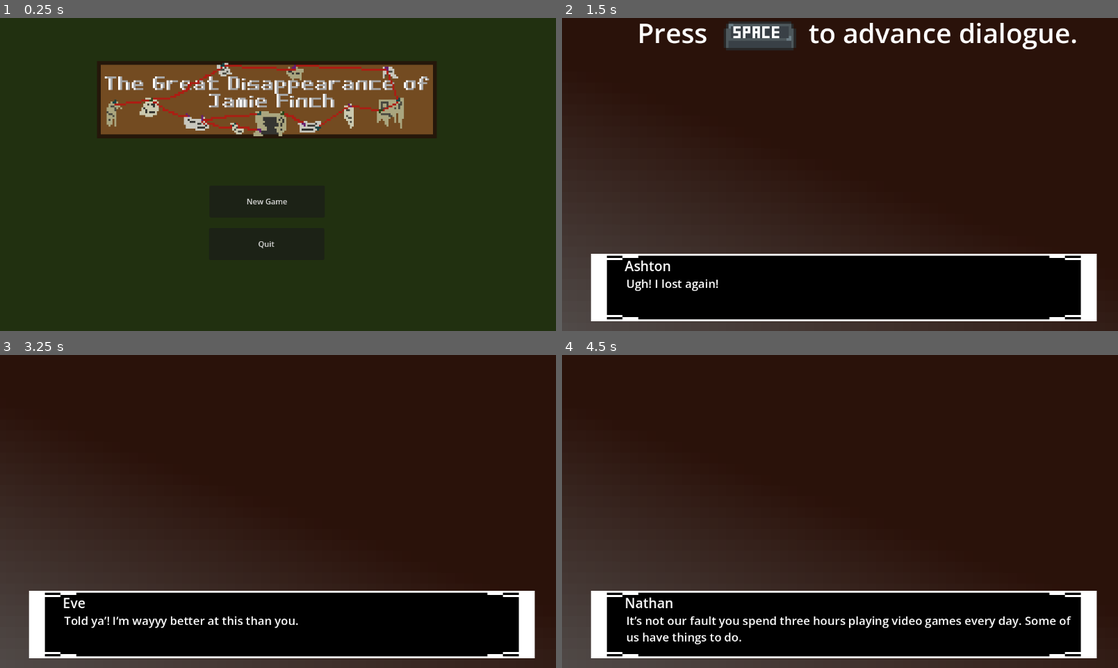
Above: before the commit, frames 1-4 (two rows, left to right).
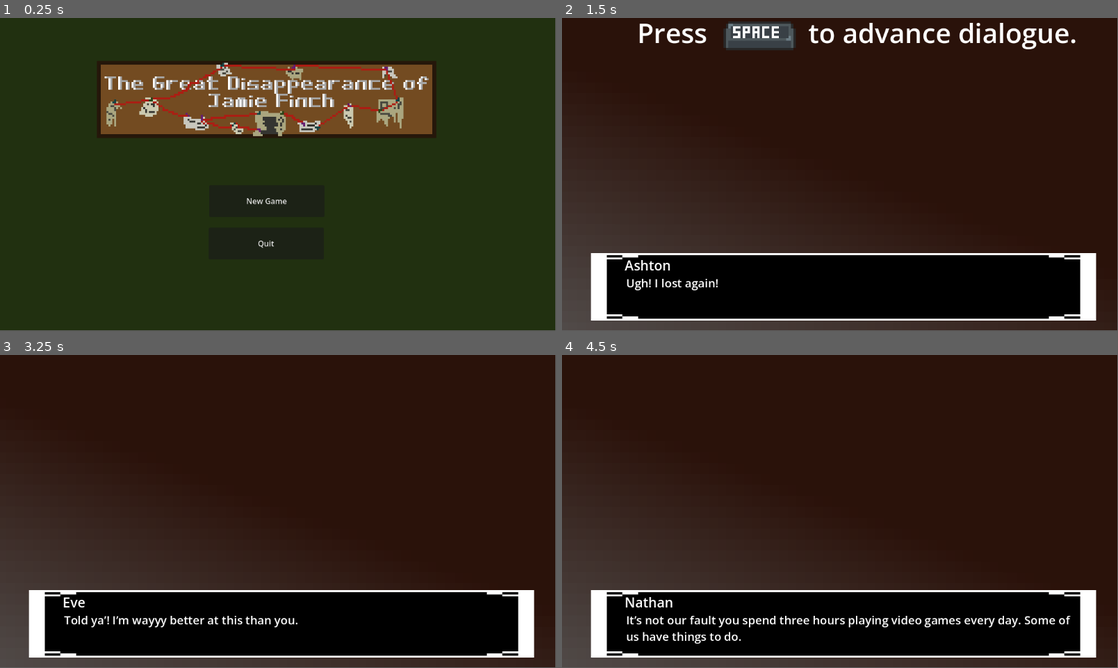
Above: after the commit, the same moments.

Repository: eRues/The-Great-Disappearance-of-Jamie-Finch
Game: Godot game, scene res://main_menu.tscn
Same seed, same stepped clock (60 frames per second), same inputs: the game is played once before the commit and once after it.
Inputs (mouse positions are in pixels of both pictures, inside the frame that each line leads up to):
- Up to frame 1 (0.25 s): no input
- Up to frame 2 (1.5 s): click "New Game" at 0.5 s; click "Ashton" at 1.25 s
- Up to frame 3 (3.25 s): tap Enter (enter) at 2 s; move the mouse to (400, 495) at 2.02 s; hold D (right) 2.03-2.78 s; hold Enter (enter) 2.03-2.78 s; tap E (open) at 2.3, 2.85 s; move the mouse to (166, 527) at 2.77 s; hold S (down) from 2.78 s (still down); tap Space (space) at 3.05 s
- Up to frame 4 (4.5 s): tap Enter (enter) at 3.5, 3.8, 4.35 s; move the mouse to (895, 442) at 3.52 s; release S (down) at 3.53 s; hold D (right) 3.53-4.28 s; hold Space (space) 3.53-4.28 s; move the mouse to (812, 574) at 4.27 s; hold W (up) from 4.28 s (still down)
In our replay, the window is 800x450 before the commit and 799x449 after it. These sizes can differ from the game's own. Grey fills any space a smaller window leaves; there, only what the larger window draws over its background counts as a difference.

The runs differ from the first frame. In frame 1, 1.6% of the frame differs, in the area x 18-78%, y 14-74%; in frame 2, 2.3%; in frame 3, 1.8%; in frame 4, 2.7%, in the area x 0-97%, y 75-100%.

Commit message:
TEXTBOXES FIXED

Diff:
--- a/Areas/1_st_floor_hallway.gd
+++ b/Areas/1_st_floor_hallway.gd
@@ -3,7 +3,6 @@
 @onready var int_label = $debris/interact_label
 @onready var player = $character_open
 
-var can_interact = false
 var in_chat = false
 
 func _ready() -> void:
@@ -36,25 +35,25 @@
 func _on_debris_body_entered(_body: Node2D) -> void:
 	Global.debris_interact = true
 	int_label.visible = true
-	can_interact = true
+	Global.can_interact = true
 
 func _on_debris_body_exited(_body: Node2D) -> void:
 	int_label.visible = false
 	Global.debris_interact = false
-	can_interact = false
+	Global.can_interact = false
 
 func _on_text_area_body_entered(_body: Node2D) -> void:
 	Global.granola_interact = true
-	can_interact = true
+	Global.can_interact = true
 
 func _on_text_area_body_exited(_body: Node2D) -> void:
 	Global.granola_interact = false
-	can_interact = false
+	Global.can_interact = false
 
 func _on_basement_enter_body_entered(body: Node2D) -> void:
 	if(body.is_in_group("player")):
 		Global.basement_stairs = true
-		can_interact = true
+		Global.can_interact = true
 
 func _on_yes_button_pressed() -> void:
 	get_tree().change_scene_to_file("res://Areas/basement.tscn")
--- a/character_open.gd
+++ b/character_open.gd
@@ -6,6 +6,7 @@
 @onready var tia_cam = $tia_open/tia_cam
 @onready var eve_cam = $eve_open/eve_cam
 @onready var nate_cam = $nathan_open/nate_cam
+@onready var char_text = $ash_open/ash_text
 
 func _ready() -> void:
 	$ash_open.visible = false
@@ -119,5 +120,5 @@
 		inventory_ui.visible = false
 		get_tree().paused = false
 
-	if(Input.is_action_just_pressed("enter")):
+	if(Input.is_action_just_pressed("enter") && Global.can_interact):
 		$ash_open/ash_text.start()
--- a/character_open.tscn
+++ b/character_open.tscn
@@ -114,3 +114,5 @@
 offset_top = 1.0
 offset_right = 1.0
 offset_bottom = -11.0
+
+[connection signal="dialogue_finished" from="ash_open/ash_text" to="." method="_on_ash_text_dialogue_finished"]
--- a/global.gd
+++ b/global.gd
@@ -57,6 +57,7 @@
 
 #determines if character can move during dialogue
 var in_chat = false
+var can_interact = false
 
 #variable that determines which scene a transition want to go to
 var target_scene = ""
--- a/project.godot
+++ b/project.godot
@@ -31,8 +31,7 @@
 
 [display]
 
-window/stretch/mode="viewport"
-window/stretch/aspect="expand"
+window/stretch/aspect="ignore"
 
 [global_group]
 
--- a/text_box.gd
+++ b/text_box.gd
@@ -5,16 +5,21 @@
 
 var dialogue = []
 var current_dialogue_id = 0
+var finished = false
 
 func _ready():
 	self.visible = false
 
 func start():
-	self.visible = true
-	Global.in_chat = true
-	dialogue = load_dialogue()
-	current_dialogue_id = -1
-	next_script()
+	finished = false
+	if(!finished):
+		self.visible = true
+		Global.in_chat = true
+		dialogue = load_dialogue()
+		current_dialogue_id = -1
+		next_script()
+	else:
+		pass
 
 func load_dialogue():
 	if(Global.ash_chosen && get_tree().current_scene.scene_file_path == "res://opening_cutscene.tscn"):
@@ -107,17 +112,16 @@
 			return content
 
 func _input(event):
-	if(event.is_action_pressed("space") && self.visible):
+	if(event.is_action_pressed("space") && !finished && self.visible):
 		next_script()
 
 func next_script():
 	current_dialogue_id += 1
 	if current_dialogue_id >= len(dialogue):
-		$NinePatchRect.visible = false
+		self.visible = false
 		emit_signal("dialogue_finished")
 		Global.in_chat = false
-		dialogue.clear()
-		print(dialogue)
+		finished = true
 		return
 	$NinePatchRect/Name.text = dialogue[current_dialogue_id]['name']
 	$NinePatchRect/Text.text = dialogue[current_dialogue_id]['text']
